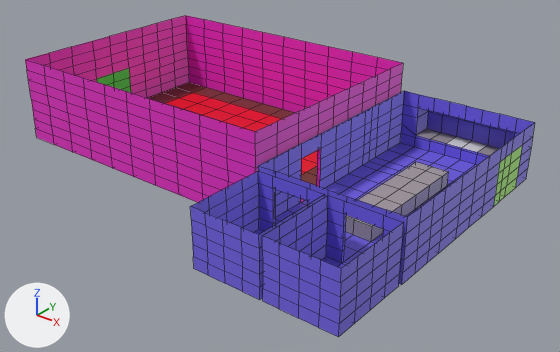
The Blender file blender models/kitchen_dining.blend as it was, and as the next commit left it.
Both versions are drawn from a camera (50 mm lens) standing at (26.2, -47.8, 28.2) and looking at (-10.2, -2.3, 0.0). Arrows for +X, +Y and +Z are at lower left; the lights stay in place. The first picture is the older version. Mesh edges are drawn as thin lines.

Before the edit, the objects in view are built like this:
```python
me_cube_001 = bpy.data.meshes.new('Cube.001')
me_cube_001.from_pydata(...)  # 950 vertices, 884 faces; spans x -5.49..1.0, y -1.7..1.2, z -1.0..2.0
# faces by material slot: [438, 32, 2, 34, 56, 302, 8, 12]
me_cube_001.materials.append(mat_kchn_flr)  # blue #7564e7
me_cube_001.materials.append(mat_stn_stl)  # grey #a49c9f
me_cube_001.materials.append(mat_hob)  # white #e7e7e7
me_cube_001.materials.append(mat_wd)  # brown #723826
me_cube_001.materials.append(mat_crpt)  # red #e70816
me_cube_001.materials.append(mat_dn_wl)  # pink #e72bc6
me_cube_001.materials.append(mat_bg_door)  # green #33e736
me_cube_001.materials.append(mat_bk_door)  # green #9ee763
ob_cube_001 = bpy.data.objects.new('Cube.001', me_cube_001)
ob_cube_001.location = (0.0, 0.0, 2.5)
ob_cube_001.scale = (6.0, 10.0, 2.5)
```
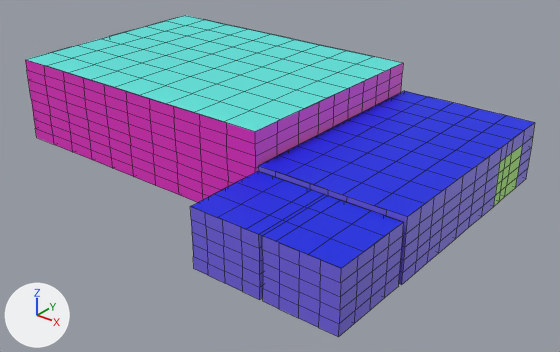
What the commit changed:
Material 'kchn_cl' (mat_kchn_cl) is new.
Its base color is (0.0, 0.0146, 0.8) (blue #0020e7).
Material 'dn_cl' (mat_dn_cl) is new.
Its base color is (0.103, 0.8, 0.736) (cyan #5ae7df).
me_cube_001 is used by ob_cube_001; location (0.0, 0.0, 2.5); scale (6.0, 10.0, 2.5).
me_cube_001 had 950 vertices, 884 faces and spanned x -5.49..1.0, y -1.7..1.2, z -1.0..2.0.
me_cube_001 now has 1102 vertices, 1007 faces and spans x -5.49..1.0, y -1.7..1.2, z -1.0..2.0.
Part 1, on me_cube_001:
28 vertices are added at x -1.0..1.0, y -1.47..0.56, z 0.89..1.0.
24 new vertices lie (0.0, 0.22, 0.0) away from vertices in x -1.0..1.0, y -1.47..0.56, z 0.89..1.0.
14 new vertices lie (0.0, 0.22, 0.0) away from vertices in x -1.0..1.0, y -0.78..0.78, z 1.0.
10 new vertices lie (0.0, -0.23, 0.0) away from vertices in x -1.0..1.0, y -1.47..0.56, z 0.89..1.0.
60 new faces join them, mat_kchn_cl (blue #0020e7).
Part 2, on me_cube_001:
38 vertices are added at x -5.49..-1.05, y -1.0..0.71, z 2.0.
38 new vertices lie (0.0, 0.29, 0.0) away from vertices in x -5.49..-1.05, y -1.0..0.71, z 2.0.
63 new faces join them, mat_dn_cl (cyan #5ae7df).
me_cube_001 gains material mat_dn_cl (cyan #5ae7df).
me_cube_001 gains material mat_kchn_cl (blue #0020e7).

Changed parts and their boxes [x1, y1, x2, y2] in the pictures (560 x 352 px):
part 1 of me_cube_001, added (blue): after [191, 91, 535, 268]
part 2 of me_cube_001, added (cyan): after [25, 15, 402, 132]
